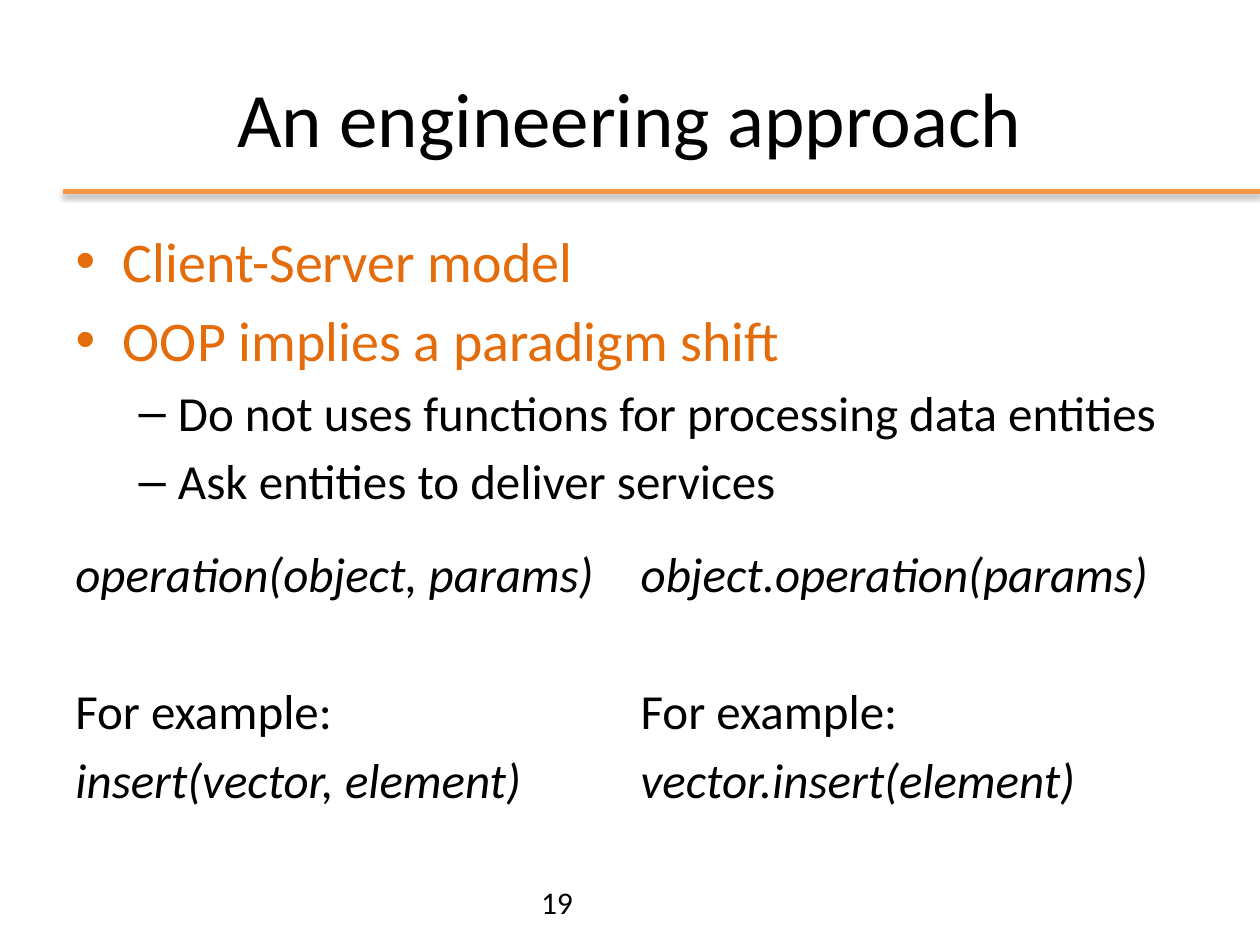
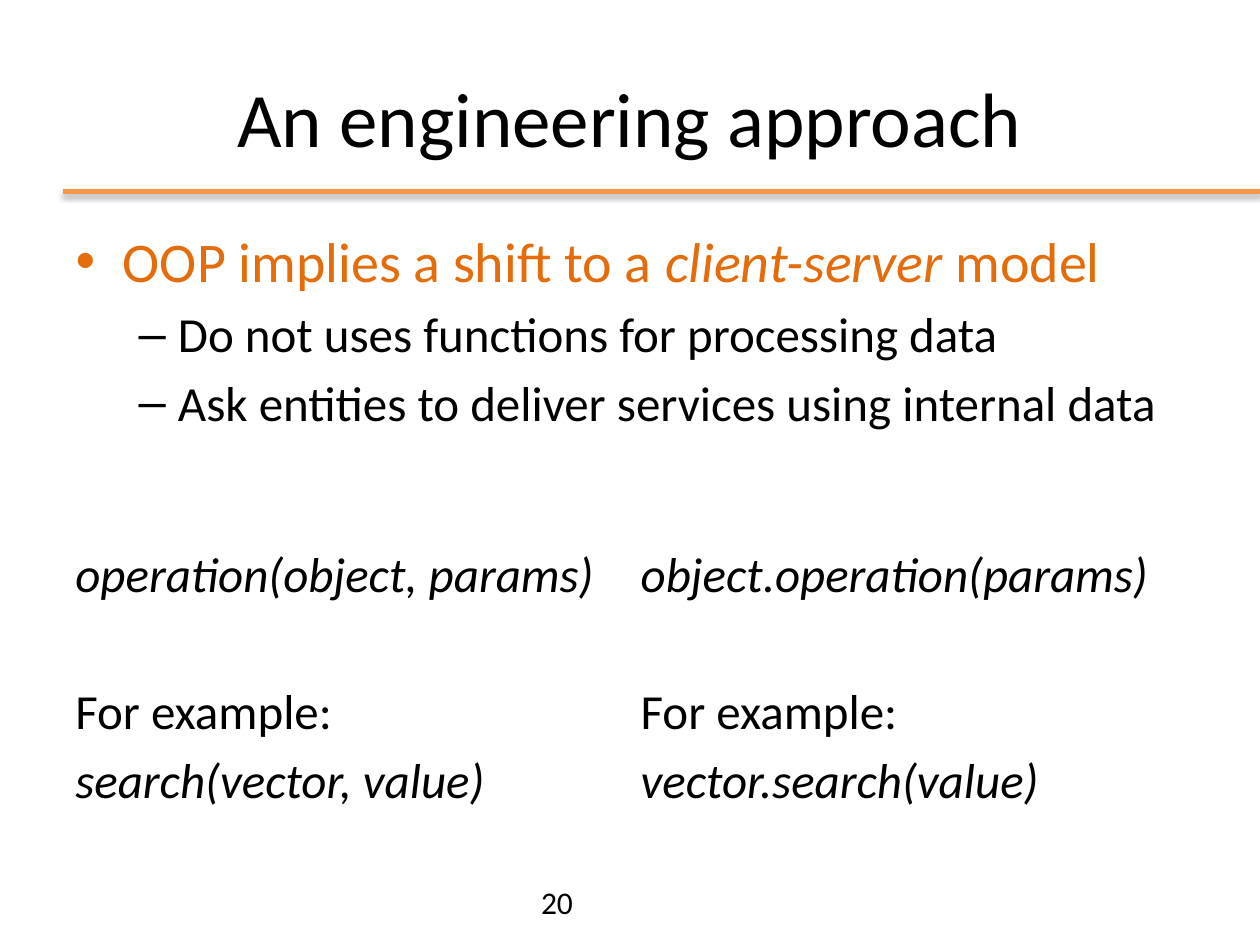
Before and after one commit to plctechnician/ooprogramming, a slide deck: slide 20 of java/slides/ppt/01 - Java From Functions to Objects.pptx (slide 19 before the commit). Drawn at 1260x945 pixels with LibreOffice and Linux fonts; fonts in the diff are those of the drawing; background and template pictures are left out. Boxes give left, top, right and bottom in pixels: in the first picture for what was removed or moved away, otherwise in the second. Text is boxed around its words. In the diff, an @@ line names an element or a change of style, - is before the commit and + after.

```diff
--- a/java/slides/ppt/01 - Java From Functions to Objects.pptx
+++ b/java/slides/ppt/01 - Java From Functions to Objects.pptx
@@ text at [123,243,1156,430]: text changed @@
-• Client-Server model
-• OOP implies a paradigm shift
-  – Do not uses functions for processing data entities
-  – Ask entities to deliver services
+• OOP implies a shift to a client-server model
+  – Do not uses functions for processing data
+  – Ask entities to deliver services using internal data
@@ text at [75,762,485,805]: text changed @@
-insert(vector, element)
+search(vector, value)
@@ text at [641,762,1039,805]: text changed @@
-vector.insert(element)
+vector.search(value)
@@ page number at [541,893,573,915]: text changed @@
-19
+20
```
Also in this commit, not shown: 17 other slides changed, 3 slides added, 8 slides removed, 1 other file.
